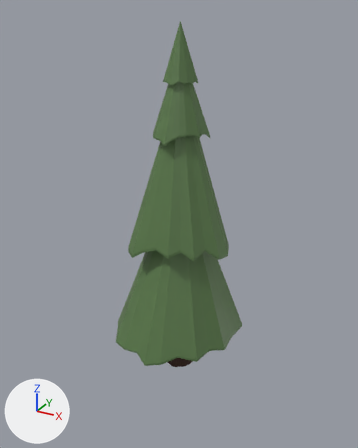
An edit to the glTF model assets/models/trees/tree_plain.glb, drawn before and after from the same camera.
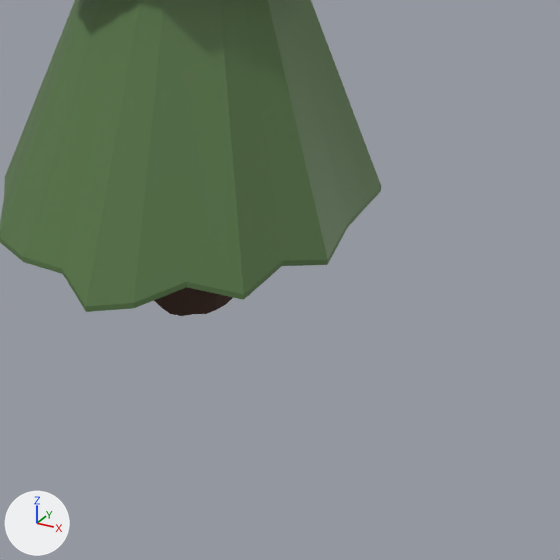
There are two pictures of each version: one whole from a 50 mm camera at (2.49, -4.55, 4.13) aimed at (-0.09, 0.13, 1.78), one close up on the part from 33% to 84% of the width and 59% to 100% of the height. Lighting does not change. The marker at lower left points along +X, +Y and +Z. The first two pictures are the older version. Vertices at exactly the same position are counted once.

Script lines for the objects in view, before the commit:
```python
me_cylinder = bpy.data.meshes.new('Cylinder')
me_cylinder.from_pydata(...)  # 342 vertices, 680 faces; spans x -0.8..0.68, y -0.81..0.8, z -0.03..4.0
# faces by material slot: [608, 72]
me_cylinder.materials.append(mat_material_001)  # dark green #5c7b4c
me_cylinder.materials.append(mat_material_002)  # brown #412c23
ob_cylinder = bpy.data.objects.new('Cylinder', me_cylinder)
ob_cylinder.location = (0.0, 0.0, 0.0)
```
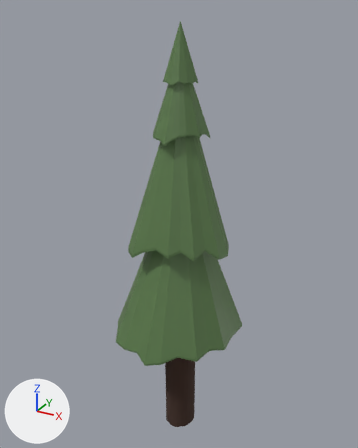
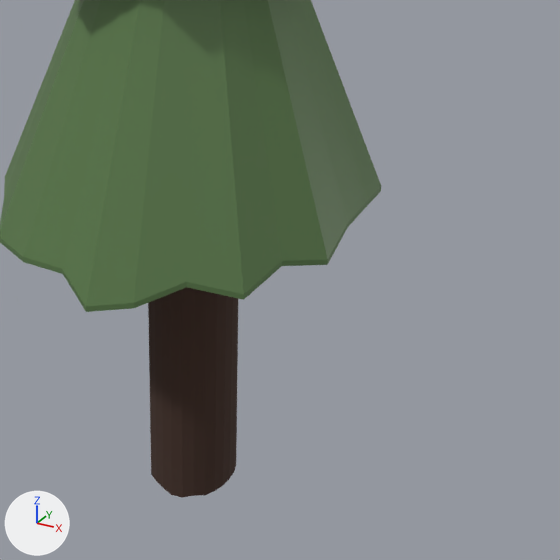
Where the change shows, as pixel boxes [x1, y1, x2, y2] in the close-ups (560 x 560 px; the box of a moved part takes in the faces that stretch with it):
'Cylinder', reshaped: before [0, 0, 381, 316]; after [0, 0, 381, 498]
part 1 of me_cylinder, moved or reshaped: before [154, 287, 233, 316]; after [148, 287, 238, 498]

The change in detail:
me_cylinder is used by ob_cylinder; location (0.0, 0.0, 0.0).
me_cylinder had 342 vertices, 680 faces and spanned x -0.8..0.68, y -0.81..0.8, z -0.03..4.0.
me_cylinder now has 342 vertices, 680 faces and spans x -0.8..0.68, y -0.81..0.8, z -1.03..4.0.
me_cylinder part 1: all 25 vertices in x -0.19..0.19, y -0.2..0.19, z -0.03..-0.02 are moved by (0.0, 0.0, -1.0).
